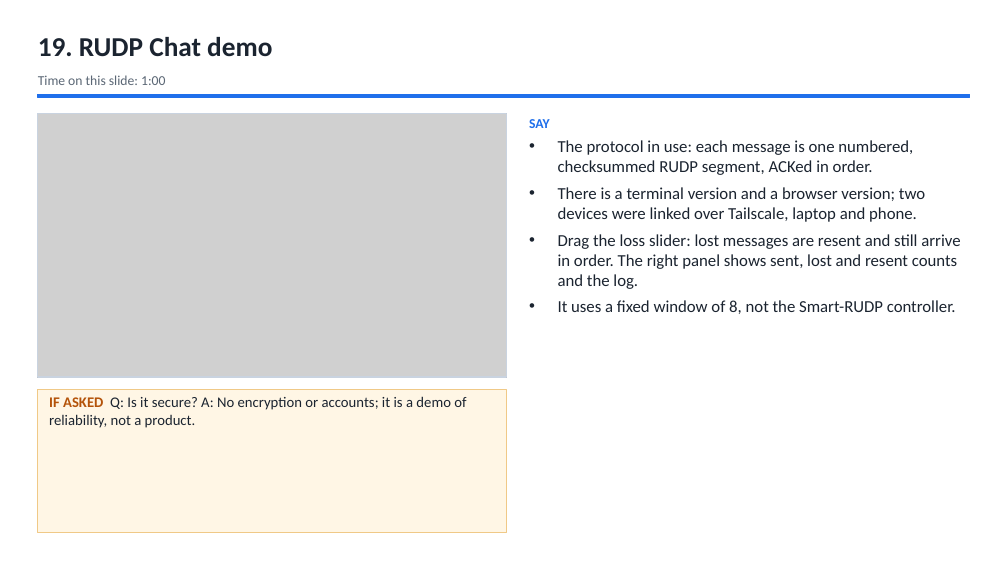
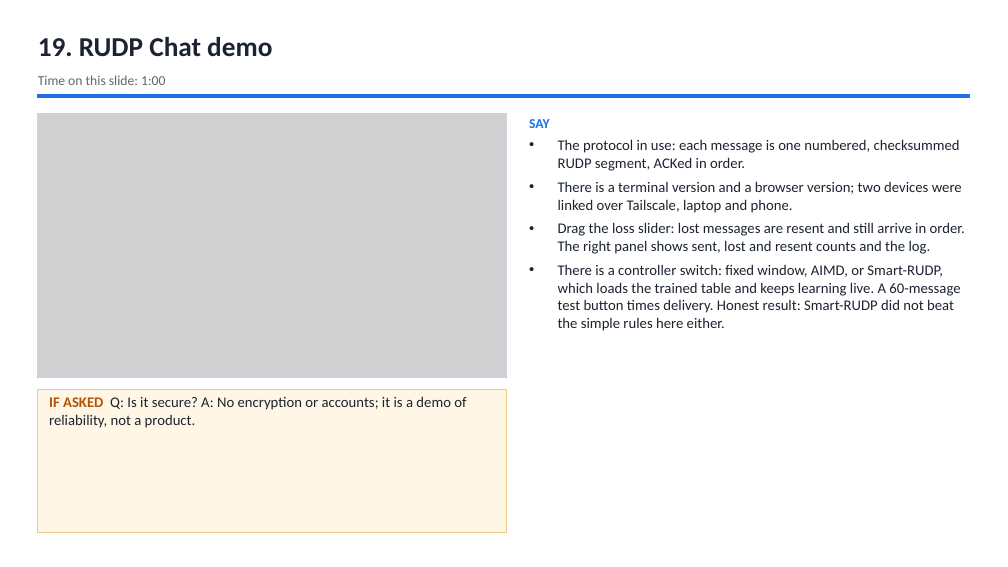
Before and after one commit to Capsturrrr/rudp, a slide deck: slide 21 of docs/final/RUDP_Host_Guide.pptx. Drawn at 1008x567 pixels with LibreOffice and Linux fonts; fonts in the diff are those of the drawing; grey boxes stand for pictures. Boxes give left, top, right and bottom in pixels: in the first picture for what was removed or moved away, otherwise in the second. Text is boxed around its words. In the diff, an @@ line names an element or a change of style, - is before the commit and + after.

```diff
--- a/docs/final/RUDP_Host_Guide.pptx
+++ b/docs/final/RUDP_Host_Guide.pptx
@@ text at box(558, 139, 965, 254): size 16 to 14 pt in "The protocol in use: each message is ...", "There is a terminal version and a ...", "Drag the loss slider: lost messages are ..." @@
@@ text at box(558, 264, 960, 331): text changed; size 16 to 14 pt @@
-• It uses a fixed window of 8, not the Smart-RUDP controller.
+• There is a controller switch: fixed window, AIMD, or Smart-RUDP, which loads the trained table and keeps learning live. A 60-message test button times delivery. Honest result: Smart-RUDP did not beat the simple rules here either.
```
Also in this commit, not shown: 8 other files.
